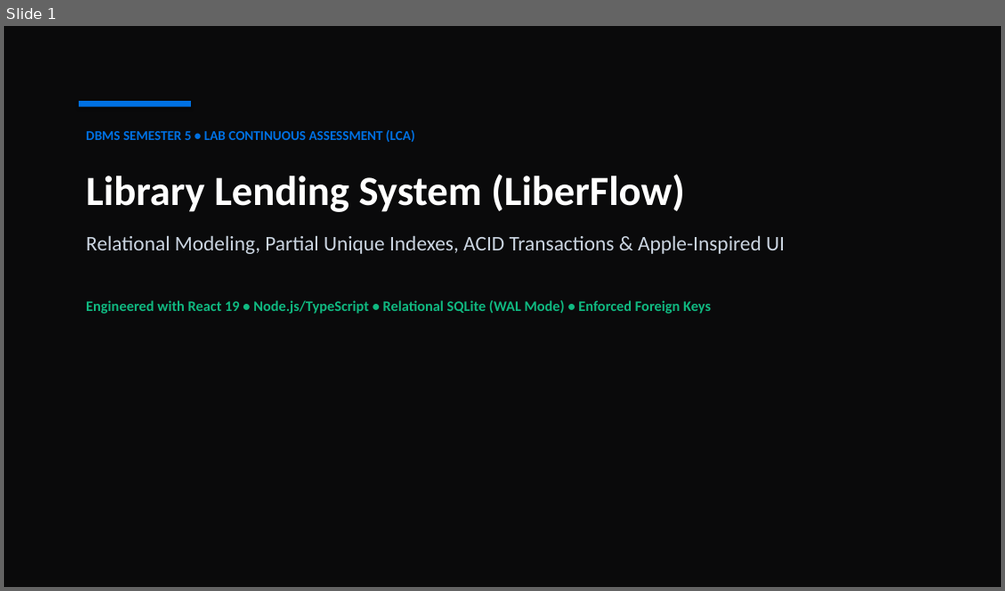
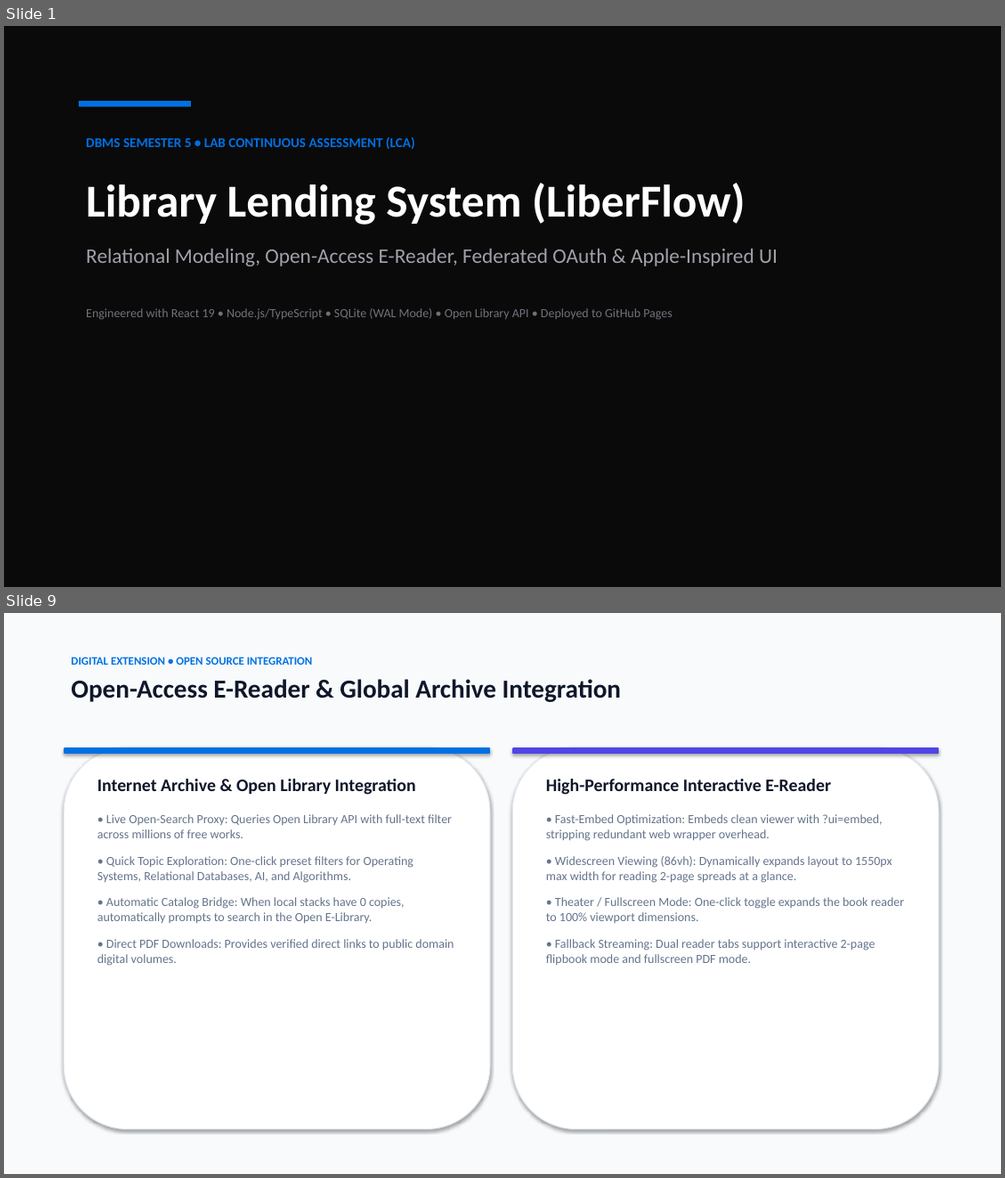
Before and after one commit to themellowhost/library-lending-system, a slide deck: Library_Lending_System_Presentation.pptx. Shown one above the other, each under a label of ours: slide 1 before the commit, slides 1 and 9 after it; the slides between them are not shown. The pictures are 1005x591 and 1005x1178 pixels, drawn with LibreOffice and Linux fonts; fonts in the diff are those of the drawing. Boxes give left, top, right and bottom in pixels: in the first picture for what was removed or moved away, otherwise in the second. Text is boxed around its words. In the diff, an @@ line names an element or a change of style, - is before the commit and + after.

Commit message:
docs: Update presentation deck to include open-access e-reader, RBAC role views, federated OAuth, and renewal engine

```diff
--- a/Library_Lending_System_Presentation.pptx
+++ b/Library_Lending_System_Presentation.pptx
@@ slide 9 added at [4, 613, 1001, 1174], background #FFFFFF @@
@@ rectangle added at [4, 613, 1001, 1174], fill #F8FAFC @@
@@ text added at [71, 657, 621, 702], 25 pt, text #0F172A, bold @@
+DIGITAL EXTENSION • OPEN SOURCE INTEGRATION
+Open-Access E-Reader & Global Archive Integration
@@ rounded rectangle added at [64, 747, 490, 1129], fill #FFFFFF, outline #E2E8F0 1 pt @@
@@ rounded rectangle added at [64, 747, 490, 754], fill #0071E3 @@
@@ rounded rectangle added at [512, 747, 938, 1129], fill #FFFFFF, outline #E2E8F0 1 pt @@
@@ rounded rectangle added at [512, 747, 938, 754], fill #4F46E5 @@
@@ text added at [97, 779, 453, 965], 12 pt, text #64748B @@
+Internet Archive & Open Library Integration
+• Live Open-Search Proxy: Queries Open Library API with full-text filter across millions of free works.
+• Quick Topic Exploration: One-click preset filters for Operating Systems, Relational Databases, AI, and Algorithms.
+• Automatic Catalog Bridge: When local stacks have 0 copies, automatically prompts to search in the Open E-Library.
+• Direct PDF Downloads: Provides verified direct links to public domain digital volumes.
@@ text added at [546, 779, 904, 965], 12 pt, text #64748B @@
+High-Performance Interactive E-Reader
+• Fast-Embed Optimization: Embeds clean viewer with ?ui=embed, stripping redundant web wrapper overhead.
+• Widescreen Viewing (86vh): Dynamically expands layout to 1550px max width for reading 2-page spreads at a glance.
+• Theater / Fullscreen Mode: One-click toggle expands the book reader to 100% viewport dimensions.
+• Fallback Streaming: Dual reader tabs support interactive 2-page flipbook mode and fullscreen PDF mode.
@@ slide 1 changed as well @@
@@ text "DBMS SEMESTER 5 • LAB ...": place and size @@
-text "DBMS SEMESTER 5 • LAB ..." at [86, 130, 785, 313]
+text "DBMS SEMESTER 5 • LAB ..." at [86, 137, 777, 320]
@@ text at [86, 183, 745, 224]: size 40 to 44 pt in "Library Lending System (LiberFlow)" @@
@@ text at [86, 248, 777, 320]: text changed; size 14 to 12 pt; text colour #10B981 to #71717A; bold off @@
-Relational Modeling, Partial Unique Indexes, ACID Transactions & Apple-Inspired UI
-Engineered with React 19 • Node.js/TypeScript • Relational SQLite (WAL Mode) • Enforced Foreign Keys
+Relational Modeling, Open-Access E-Reader, Federated OAuth & Apple-Inspired UI
+Engineered with React 19 • Node.js/TypeScript • SQLite (WAL Mode) • Open Library API • Deployed to GitHub Pages
```
Also in this commit, not shown: 7 other slides changed, 1 other slide added, 2 slides removed, 1 other file.
